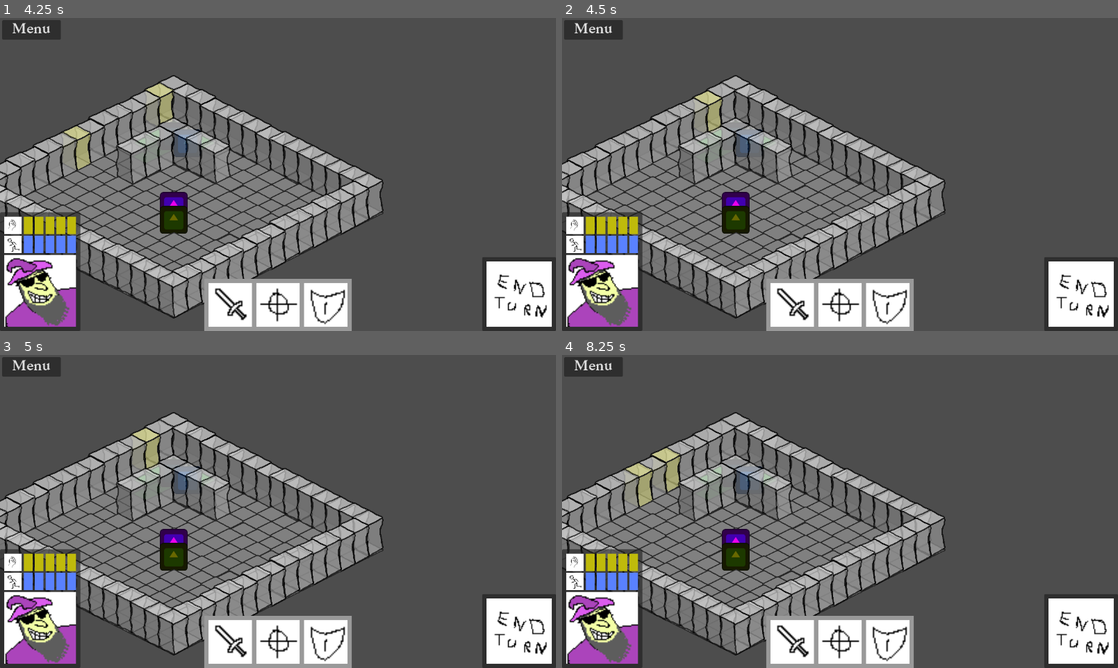
Above: before the commit, frames 1-4 (two rows, left to right).
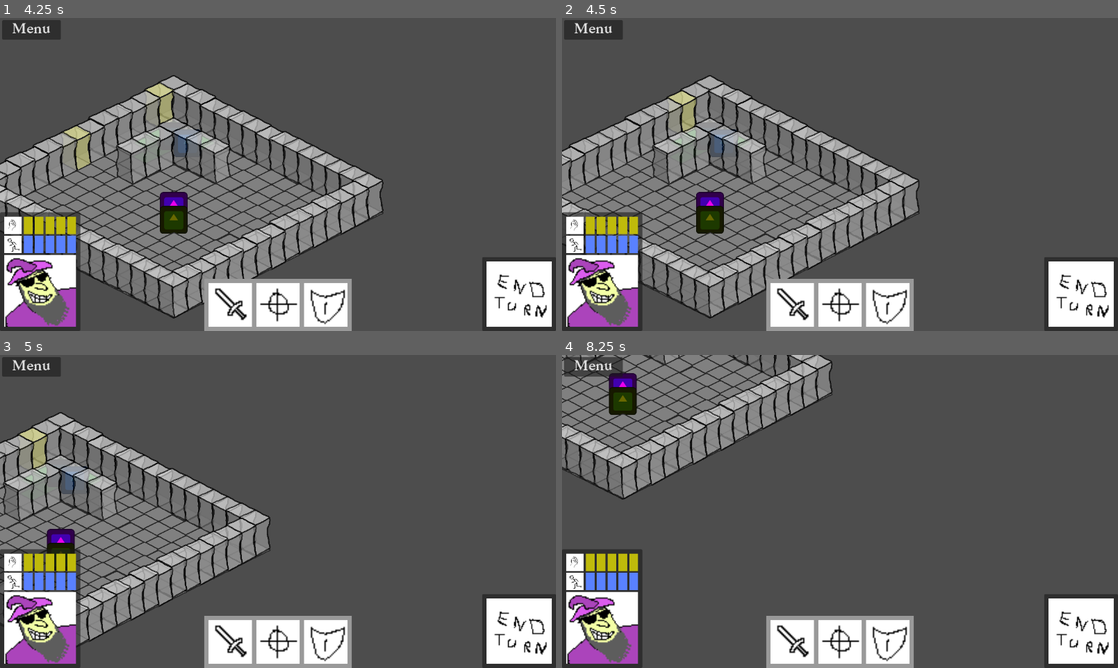
Above: after the commit, the same moments.

Repository: CiaranWoodward/LD57
Game: Godot game, scene res://scenes/main.tscn
Two runs of this game, one before a commit and one after it. Both use one fixed random seed, a clock stepped at 60 frames per second and the inputs below. The engine's default icon, where the game draws it, is replaced by a stand-in: a white triangle on a blue panel in a dark square. Sound files missing from this copy of the repository are replaced by a short silence.
Inputs (mouse positions are in pixels of both pictures, inside the frame that each line leads up to):
- Up to frame 1 (4.25 s): click "New Game" at 0.5 s; click "Menu" at 1.25 s; click "Resume" at 2 s; tap Enter at 2.75 s; drag from (172, 115) to (88, 158) at 2.77 s; tap Space at 3.5 s; drag from (161, 121) to (77, 165) at 3.52 s
- Up to frame 2 (4.5 s): tap Enter at 4.25 s; move the mouse to (706, 130) at 4.27 s; hold Right (ui_right) from 4.28 s (still down); click (706, 130) at 4.42 s
- Up to frame 3 (5 s): keep holding Right (ui_right)
- Up to frame 4 (8.25 s): release Right (ui_right) at 5 s; drag from (695, 473) to (595, 520) at 5.02 s; tap Space at 5.75, 7.25 s; drag from (678, 480) to (867, 511) at 5.77 s; tap Enter at 6.5 s; drag from (667, 486) to (584, 530) at 6.52 s; move the mouse to (650, 495) at 7.27 s; hold Down (ui_down) 7.28-8 s; click (650, 495) at 7.42 s; drag from (639, 502) to (734, 452) at 8.02 s

Frame 1 is identical in both runs. In frame 2, 21% of the frame differs, in the area x 0-69%, y 18-96%; in frame 3, 25%; in frame 4, 39%, in the area x 0-69%, y 0-96%.

Commit message:
Added new PlayerCam script to manage camera behavior, including zoom and movement controls.

Diff:
--- a/Level/Game.tscn
+++ b/Level/Game.tscn
@@ -1,8 +1,9 @@
-[gd_scene load_steps=4 format=3 uid="uid://b8b4e2g65h7tn"]
+[gd_scene load_steps=5 format=3 uid="uid://b8b4e2g65h7tn"]
 
 [ext_resource type="Script" uid="uid://bm6stx12rmae5" path="res://Level/GameController.gd" id="1_m2ops"]
 [ext_resource type="Script" uid="uid://17bsv2qhlrlk" path="res://Level/GameInit.gd" id="2_j8h7k"]
 [ext_resource type="PackedScene" uid="uid://bop5wmjudg5xh" path="res://Level/map.tscn" id="3_ofwlb"]
+[ext_resource type="Script" uid="uid://b4b0l20yg5653" path="res://Level/PlayerCam.gd" id="4_uafkm"]
 
 [node name="Game" type="Node2D"]
 script = ExtResource("2_j8h7k")
@@ -12,6 +13,9 @@
 
 [node name="Map" parent="." instance=ExtResource("3_ofwlb")]
 
-[node name="Camera2D" type="Camera2D" parent="."]
+[node name="PlayerCam" type="Camera2D" parent="."]
 position = Vector2(480, 270)
 zoom = Vector2(0.5, 0.5)
+script = ExtResource("4_uafkm")
+MAX_SPEED = 2000.0
+ACCEL_TIME = 0.2
--- /dev/null
+++ b/Level/PlayerCam.gd
@@ -0,0 +1,109 @@
+extends Camera2D
+
+@export var MAX_SPEED = 1000.0
+@export var ACCEL_TIME = 0.5
+@export var STOP_TIME = 0.2
+@export var ZOOM_AMOUNT = 0.2
+@export var ZOOM_TIME = 0.15
+@export var ZOOM_MIN = 0.6
+@export var ZOOM_MAX = 2
+
+var zoom_tween
+var move_tween
+var dir_tween
+
+var speed = 0
+var target_zoom = Vector2(1, 1)
+var dir_vec = Vector2.ZERO
+var moving = false
+var dragging = false
+var rezoom = false
+
+## Maximum camera position
+@export var MaxPos : Vector2 = Vector2(1000, 1000)
+
+# Called when the node enters the scene tree for the first time.
+func _ready():
+	pass
+
+func _unhandled_input(event):
+	# Only allow unhandled input for start drag
+	if event is InputEventMouseButton and (event.button_index == MOUSE_BUTTON_RIGHT || event.button_index == MOUSE_BUTTON_MIDDLE):
+		if event.is_pressed():
+			dragging = true
+			dir_tween = null
+			move_tween = null
+			speed = 0
+			moving = false
+			dir_vec = Vector2.ZERO
+	if event.is_action_pressed("zoom_in"):
+		target_zoom -= Vector2(ZOOM_AMOUNT, ZOOM_AMOUNT)
+		rezoom = true
+	if event.is_action_pressed("zoom_out"):
+		target_zoom += Vector2(ZOOM_AMOUNT, ZOOM_AMOUNT)
+		rezoom = true
+
+func _input(event):
+	# Once we have started dragging, always track the input
+	if not dragging:
+		return
+	if event is InputEventMouseButton and (event.button_index == MOUSE_BUTTON_RIGHT || event.button_index == MOUSE_BUTTON_MIDDLE):
+		if not event.is_pressed():
+			dragging = false
+	if dragging && event is InputEventMouseMotion:
+		position -= event.relative / zoom.x
+		_bound_level()
+
+func _bound_level():
+	if position.x < -MaxPos.x:
+		position.x = -MaxPos.x
+	if position.y < -MaxPos.y:
+		position.y = -MaxPos.y
+	if position.x > MaxPos.x:
+		position.x = MaxPos.x
+	if position.y > MaxPos.y:
+		position.y = MaxPos.y
+
+func _physics_process(delta):
+	if rezoom:
+		if target_zoom.x > ZOOM_MAX:
+			target_zoom = Vector2(ZOOM_MAX, ZOOM_MAX)
+		if target_zoom.x < ZOOM_MIN:
+			target_zoom = Vector2(ZOOM_MIN, ZOOM_MIN)
+		if target_zoom != zoom:
+			zoom_tween = create_tween()
+			zoom_tween.tween_property(self, "zoom", target_zoom, ZOOM_TIME).set_trans(Tween.TRANS_SINE).set_ease(Tween.EASE_IN_OUT)
+		rezoom = false
+
+	if dragging:
+		return
+
+	var dir_delta = Vector2.ZERO
+	if Input.is_action_pressed("ui_right"):
+		dir_delta.x += 1
+	if Input.is_action_pressed("ui_left"):
+		dir_delta.x -= 1
+	if Input.is_action_pressed("ui_up"):
+		dir_delta.y -= 1
+	if Input.is_action_pressed("ui_down"):
+		dir_delta.y += 1
+	if speed == 0:
+		dir_vec = dir_delta
+	if dir_delta != Vector2.ZERO:
+		dir_delta = dir_delta.normalized()
+		dir_tween = create_tween()
+		dir_tween.tween_property(self, "dir_vec", dir_delta, 1).set_trans(Tween.TRANS_EXPO).set_ease(Tween.EASE_OUT)
+
+	if dir_delta != Vector2.ZERO && !moving:
+		# just started moving
+		move_tween = create_tween()
+		move_tween.tween_property(self, "speed", MAX_SPEED, ACCEL_TIME).set_trans(Tween.TRANS_SINE).set_ease(Tween.EASE_OUT)
+		moving = true
+	elif dir_delta == Vector2.ZERO && moving:
+		# just stopped moving
+		move_tween = create_tween()
+		move_tween.tween_property(self, "speed", 0, STOP_TIME).set_trans(Tween.TRANS_SINE).set_ease(Tween.EASE_OUT)
+		moving = false
+
+	position += dir_vec * speed * delta * zoom.x
+	_bound_level()
--- a/main.tscn
+++ b/main.tscn
@@ -2,6 +2,6 @@
 
 [ext_resource type="PackedScene" uid="uid://b8b4e2g65h7tn" path="res://Level/Game.tscn" id="1_5fshp"]
 
-[node name="Main" type="Node"]
+[node name="Main2" type="Node"]
 
 [node name="Game" parent="." instance=ExtResource("1_5fshp")]
--- a/project.godot
+++ b/project.godot
@@ -43,6 +43,38 @@
 
 [input]
 
+ui_left={
+"deadzone": 0.5,
+"events": [Object(InputEventKey,"resource_local_to_scene":false,"resource_name":"","device":0,"window_id":0,"alt_pressed":false,"shift_pressed":false,"ctrl_pressed":false,"meta_pressed":false,"pressed":false,"keycode":4194319,"physical_keycode":0,"key_label":0,"unicode":0,"location":0,"echo":false,"script":null)
+, Object(InputEventJoypadButton,"resource_local_to_scene":false,"resource_name":"","device":0,"button_index":13,"pressure":0.0,"pressed":false,"script":null)
+, Object(InputEventJoypadMotion,"resource_local_to_scene":false,"resource_name":"","device":0,"axis":0,"axis_value":-1.0,"script":null)
+, Object(InputEventKey,"resource_local_to_scene":false,"resource_name":"","device":-1,"window_id":0,"alt_pressed":false,"shift_pressed":false,"ctrl_pressed":false,"meta_pressed":false,"pressed":false,"keycode":0,"physical_keycode":65,"key_label":0,"unicode":97,"location":0,"echo":false,"script":null)
+]
+}
+ui_right={
+"deadzone": 0.5,
+"events": [Object(InputEventKey,"resource_local_to_scene":false,"resource_name":"","device":0,"window_id":0,"alt_pressed":false,"shift_pressed":false,"ctrl_pressed":false,"meta_pressed":false,"pressed":false,"keycode":4194321,"physical_keycode":0,"key_label":0,"unicode":0,"location":0,"echo":false,"script":null)
+, Object(InputEventJoypadButton,"resource_local_to_scene":false,"resource_name":"","device":0,"button_index":14,"pressure":0.0,"pressed":false,"script":null)
+, Object(InputEventJoypadMotion,"resource_local_to_scene":false,"resource_name":"","device":0,"axis":0,"axis_value":1.0,"script":null)
+, Object(InputEventKey,"resource_local_to_scene":false,"resource_name":"","device":-1,"window_id":0,"alt_pressed":false,"shift_pressed":false,"ctrl_pressed":false,"meta_pressed":false,"pressed":false,"keycode":0,"physical_keycode":68,"key_label":0,"unicode":100,"location":0,"echo":false,"script":null)
+]
+}
+ui_up={
+"deadzone": 0.5,
+"events": [Object(InputEventKey,"resource_local_to_scene":false,"resource_name":"","device":0,"window_id":0,"alt_pressed":false,"shift_pressed":false,"ctrl_pressed":false,"meta_pressed":false,"pressed":false,"keycode":4194320,"physical_keycode":0,"key_label":0,"unicode":0,"location":0,"echo":false,"script":null)
+, Object(InputEventJoypadButton,"resource_local_to_scene":false,"resource_name":"","device":0,"button_index":11,"pressure":0.0,"pressed":false,"script":null)
+, Object(InputEventJoypadMotion,"resource_local_to_scene":false,"resource_name":"","device":0,"axis":1,"axis_value":-1.0,"script":null)
+, Object(InputEventKey,"resource_local_to_scene":false,"resource_name":"","device":-1,"window_id":0,"alt_pressed":false,"shift_pressed":false,"ctrl_pressed":false,"meta_pressed":false,"pressed":false,"keycode":0,"physical_keycode":87,"key_label":0,"unicode":119,"location":0,"echo":false,"script":null)
+]
+}
+ui_down={
+"deadzone": 0.5,
+"events": [Object(InputEventKey,"resource_local_to_scene":false,"resource_name":"","device":0,"window_id":0,"alt_pressed":false,"shift_pressed":false,"ctrl_pressed":false,"meta_pressed":false,"pressed":false,"keycode":4194322,"physical_keycode":0,"key_label":0,"unicode":0,"location":0,"echo":false,"script":null)
+, Object(InputEventJoypadButton,"resource_local_to_scene":false,"resource_name":"","device":0,"button_index":12,"pressure":0.0,"pressed":false,"script":null)
+, Object(InputEventJoypadMotion,"resource_local_to_scene":false,"resource_name":"","device":0,"axis":1,"axis_value":1.0,"script":null)
+, Object(InputEventKey,"resource_local_to_scene":false,"resource_name":"","device":-1,"window_id":0,"alt_pressed":false,"shift_pressed":false,"ctrl_pressed":false,"meta_pressed":false,"pressed":false,"keycode":0,"physical_keycode":83,"key_label":0,"unicode":115,"location":0,"echo":false,"script":null)
+]
+}
 debug={
 "deadzone": 0.2,
 "events": [Object(InputEventKey,"resource_local_to_scene":false,"resource_name":"","device":-1,"window_id":0,"alt_press …(192 unchanged characters)…
Not shown, added: Level/PlayerCam.gd.uid
